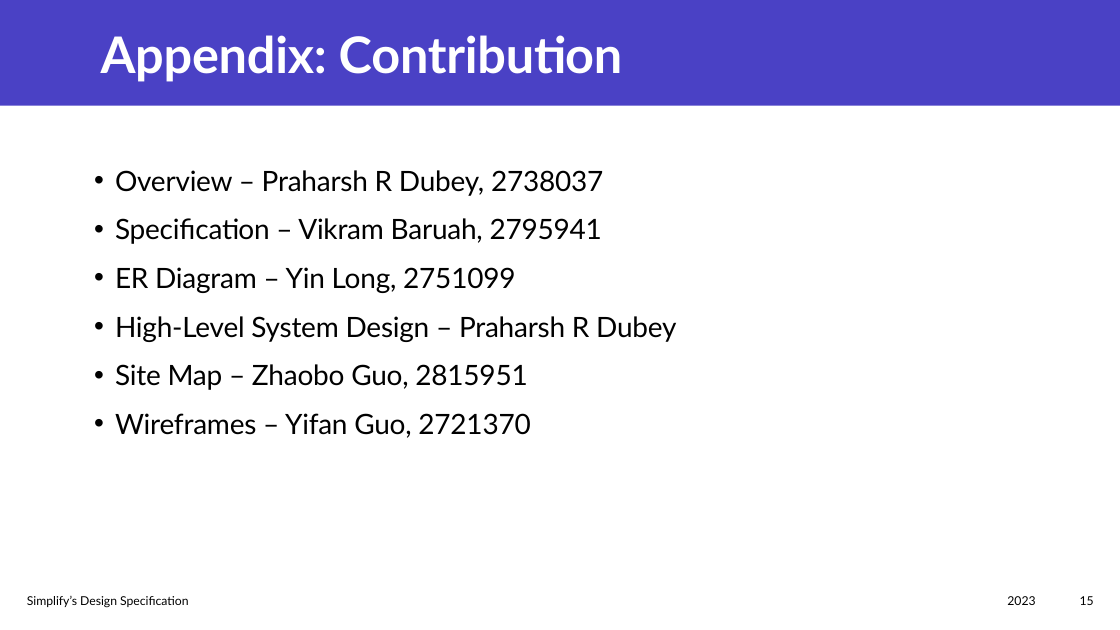
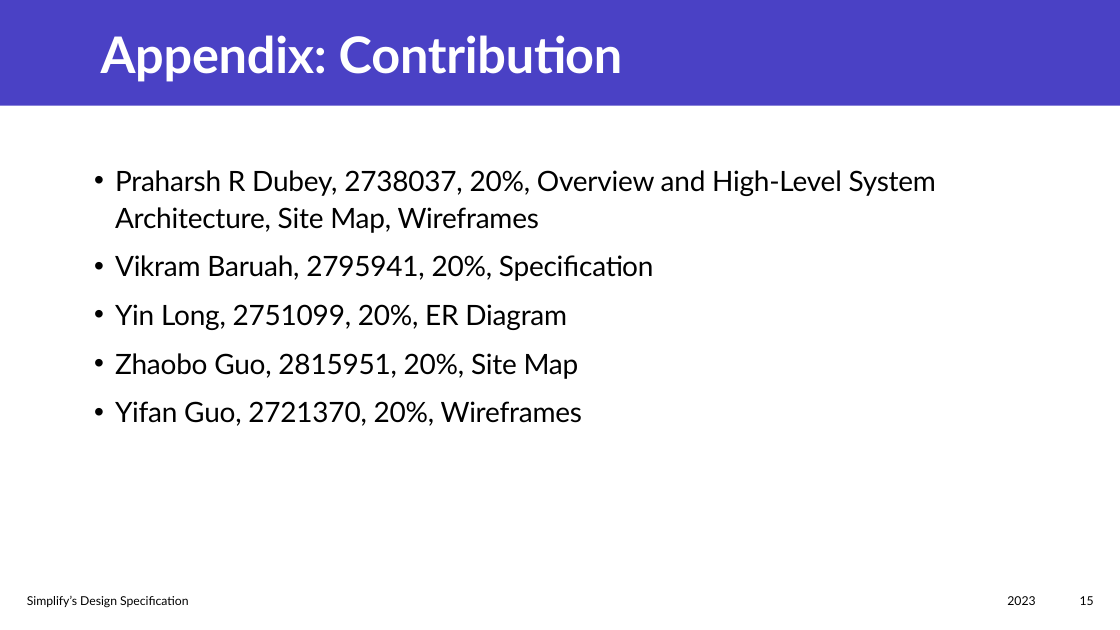
Before and after one commit to praharsh05/ITech-Group, a slide deck: slide 15 of ITech_GP.pptx. Drawn at 1120x630 pixels with LibreOffice and Linux fonts; fonts in the diff are those of the drawing. Boxes give left, top, right and bottom in pixels: in the first picture for what was removed or moved away, otherwise in the second. Text is boxed around its words. In the diff, an @@ line names an element or a change of style, - is before the commit and + after.

```diff
--- a/ITech_GP.pptx
+++ b/ITech_GP.pptx
@@ text at bbox=[115, 170, 936, 426]: text changed @@
-• Overview – Praharsh R Dubey, 2738037
-• Specification – Vikram Baruah, 2795941
-• ER Diagram – Yin Long, 2751099
-• High-Level System Design – Praharsh R Dubey
-• Site Map – Zhaobo Guo, 2815951
-• Wireframes – Yifan Guo, 2721370
+• Praharsh R Dubey, 2738037, 20%, Overview and High-Level System Architecture, Site Map, Wireframes
+• Vikram Baruah, 2795941, 20%, Specification
+• Yin Long, 2751099, 20%, ER Diagram
+• Zhaobo Guo, 2815951, 20%, Site Map
+• Yifan Guo, 2721370, 20%, Wireframes
```
Also in this commit, not shown: 3 other slides changed.
